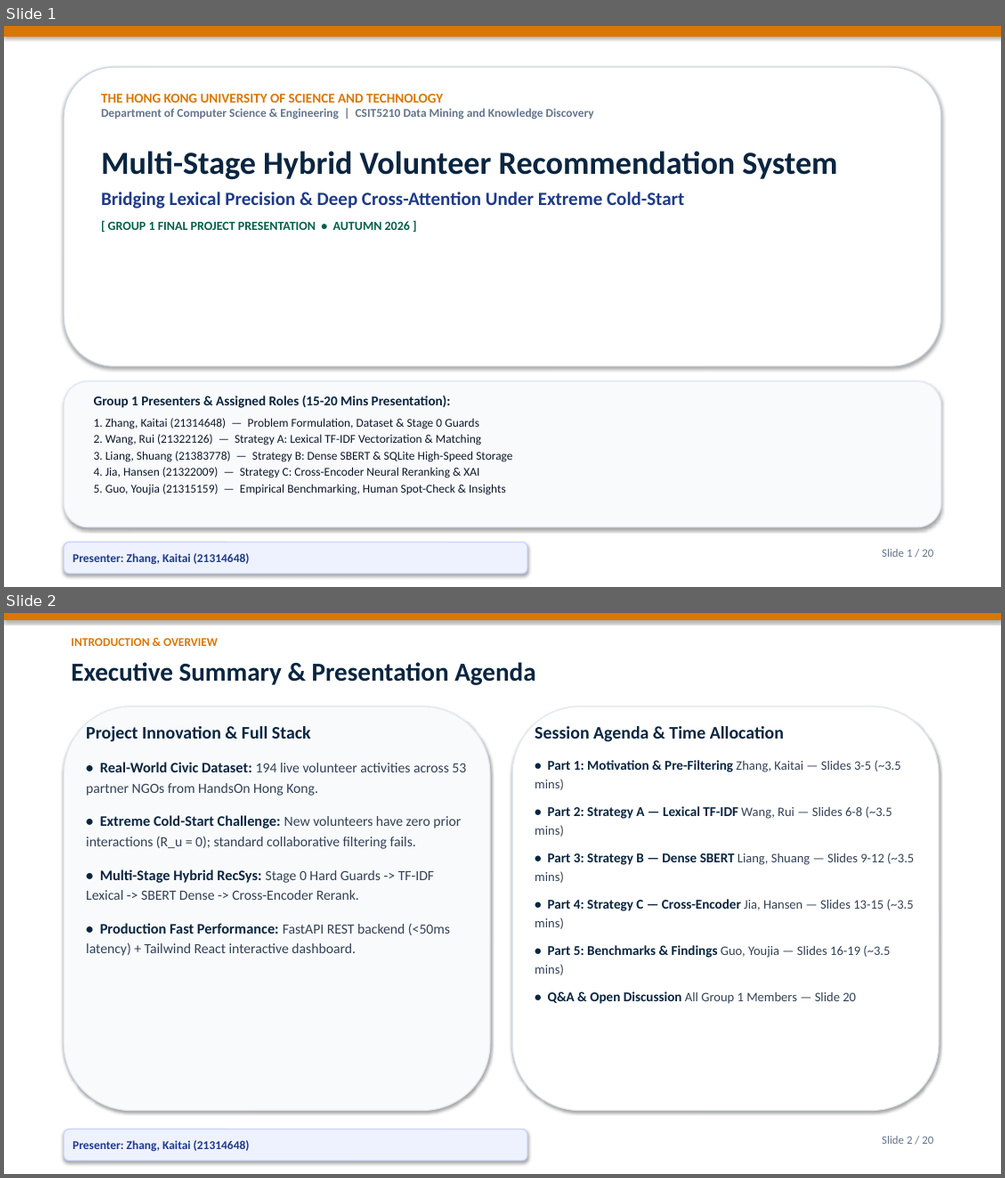
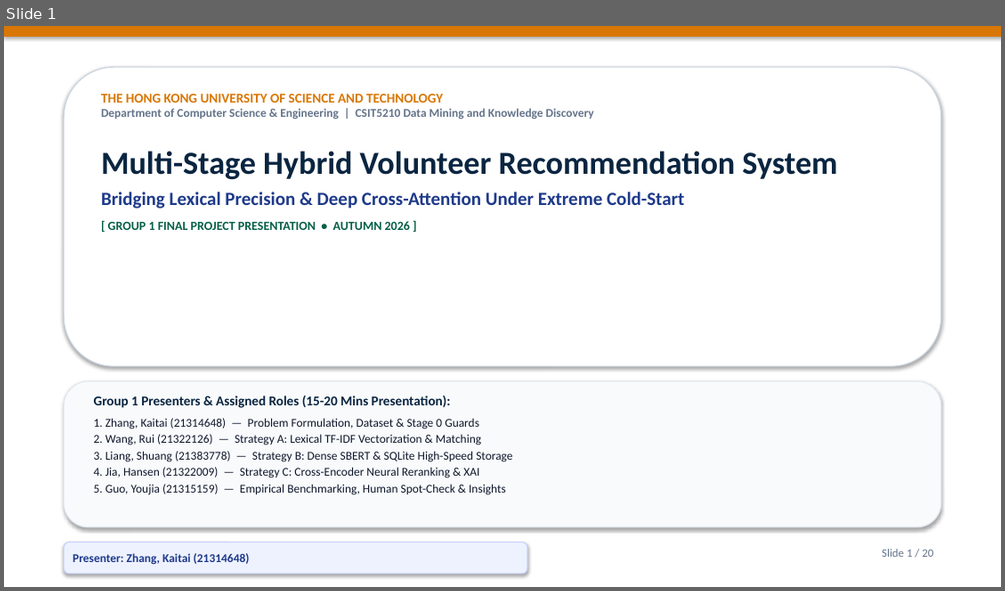
Before and after one commit to Bob8259/CSIT-5210-Group-Project, a slide deck: CSIT5210_Group1_Presentation.pptx. Shown one above the other, each under a label of ours: slides 1 and 2 before the commit, slide 1 after it. The pictures are 1005x1178 and 1005x591 pixels, drawn with LibreOffice and Linux fonts; fonts in the diff are those of the drawing. Boxes give left, top, right and bottom in pixels: in the first picture for what was removed or moved away, otherwise in the second. Text is boxed around its words. In the diff, an @@ line names an element or a change of style, - is before the commit and + after.

Commit message:
style(slide2): streamline presentation overview with 6-part milestone grid

```diff
--- a/CSIT5210_Group1_Presentation.pptx
+++ b/CSIT5210_Group1_Presentation.pptx
@@ slide 2 removed at <box>4,613,1001,1174</box>, background #FFFFFF @@
@@ rectangle removed at <box>4,613,1001,620</box> @@
@@ text removed at <box>71,638,218,646</box> @@
-INTRODUCTION & OVERVIEW
@@ text removed at <box>71,662,535,685</box> @@
-Executive Summary & Presentation Agenda
@@ rounded rectangle removed at <box>64,706,490,1111</box> @@
@@ rounded rectangle removed at <box>512,706,938,1111</box> @@
@@ text removed at <box>86,726,466,956</box> @@
-Project Innovation & Full Stack
-• Real-World Civic Dataset: 194 live volunteer activities across 53 partner NGOs from HandsOn Hong Kong.
-• Extreme Cold-Start Challenge: New volunteers have zero prior interactions (R_u = 0); standard collaborative filtering fails.
-• Multi-Stage Hybrid RecSys: Stage 0 Hard Guards -> TF-IDF Lexical -> SBERT Dense -> Cross-Encoder Rerank.
-• Production Fast Performance: FastAPI REST backend (<50ms latency) + Tailwind React interactive dashboard.
@@ text removed at <box>534,726,914,1004</box> @@
-Session Agenda & Time Allocation
-• Part 1: Motivation & Pre-Filtering Zhang, Kaitai — Slides 3-5 (~3.5 mins)
-• Part 2: Strategy A — Lexical TF-IDF Wang, Rui — Slides 6-8 (~3.5 mins)
-• Part 3: Strategy B — Dense SBERT Liang, Shuang — Slides 9-12 (~3.5 mins)
-• Part 4: Strategy C — Cross-Encoder Jia, Hansen — Slides 13-15 (~3.5 mins)
-• Part 5: Benchmarks & Findings Guo, Youjia — Slides 16-19 (~3.5 mins)
-• Q&A & Open Discussion All Group 1 Members — Slide 20
@@ rounded rectangle removed at <box>64,1129,527,1160</box> @@
-Presenter: Zhang, Kaitai (21314648)
@@ text removed at <box>882,1135,933,1143</box> @@
-Slide 2 / 20
```
Also in this commit, not shown: 1 slide added, 1 other file.
